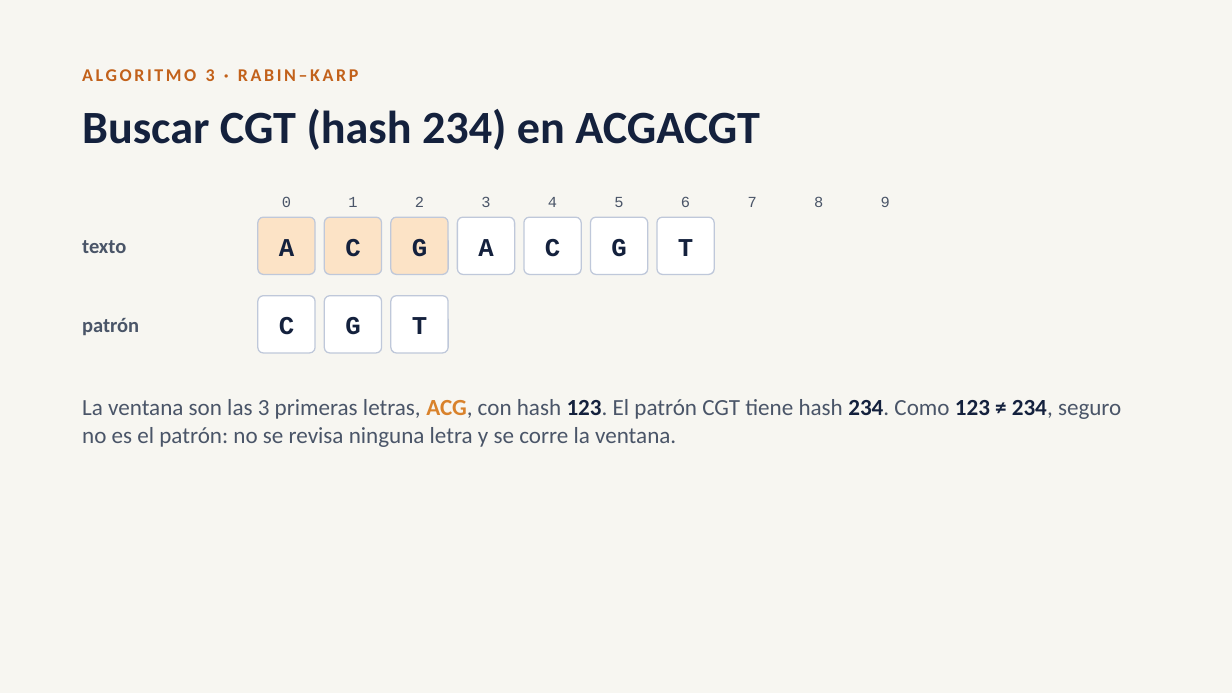
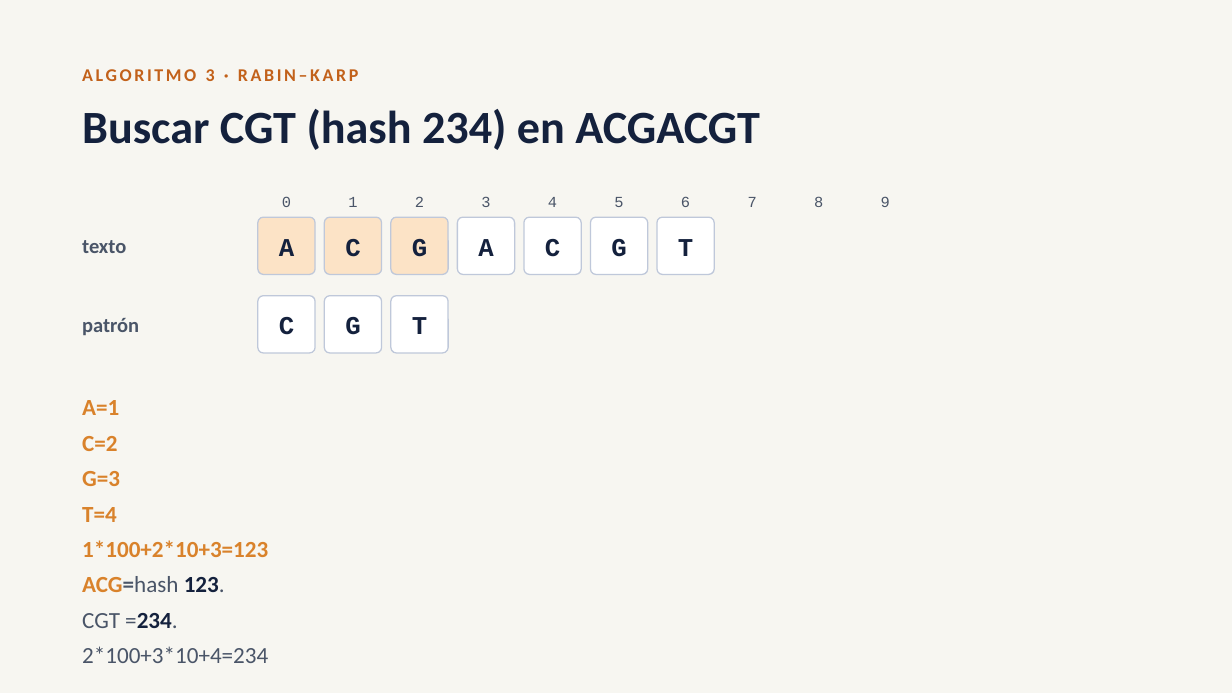
Before and after one commit to rolandramirez491/busqueda-patrones-adn, a slide deck: slide 33 of Presentacion_Busqueda_Patrones.pptx. Drawn at 1232x693 pixels with LibreOffice and Linux fonts; fonts in the diff are those of the drawing. Boxes give left, top, right and bottom in pixels: in the first picture for what was removed or moved away, otherwise in the second. Text is boxed around its words. In the diff, an @@ line names an element or a change of style, - is before the commit and + after.

```diff
--- a/Presentacion_Busqueda_Patrones.pptx
+++ b/Presentacion_Busqueda_Patrones.pptx
@@ text at (82, 400, 268, 663): text changed; text colour #4A5568 to #D9822B; bold on @@
-La ventana son las 3 primeras letras, ACG, con hash 123. El patrón CGT tiene hash 234. Como 123 ≠ 234, seguro no es el patrón: no se revisa ninguna letra y se corre la ventana.
+A=1
+C=2
+G=3
+T=4
+1*100+2*10+3=123
+ACG=hash 123.
+CGT =234.
+2*100+3*10+4=234
```
Also in this commit, not shown: 1 other slide changed, 1 slide removed.
